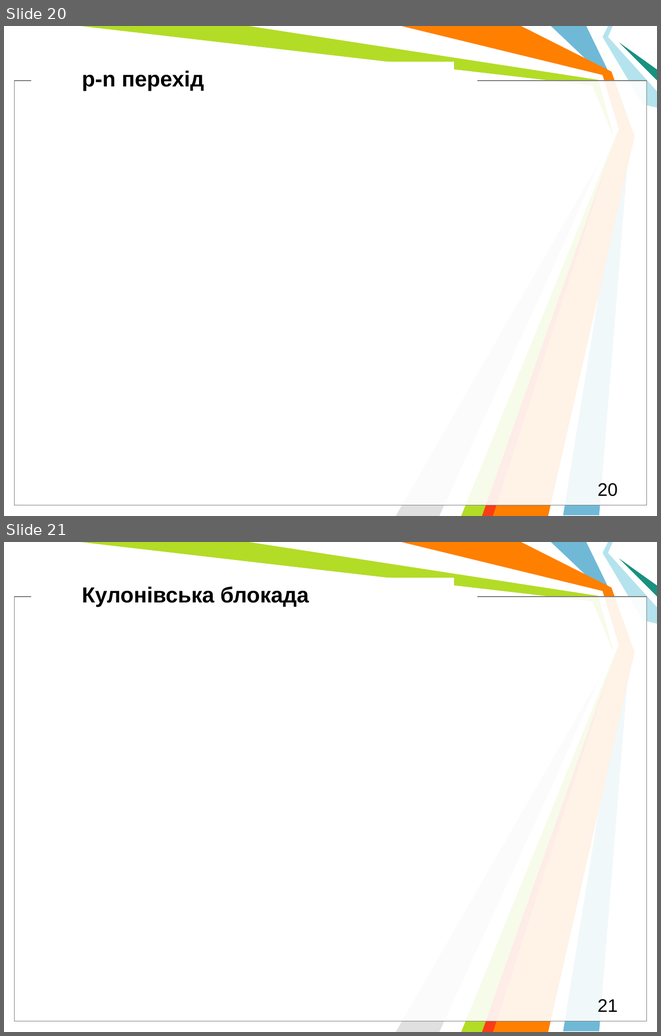
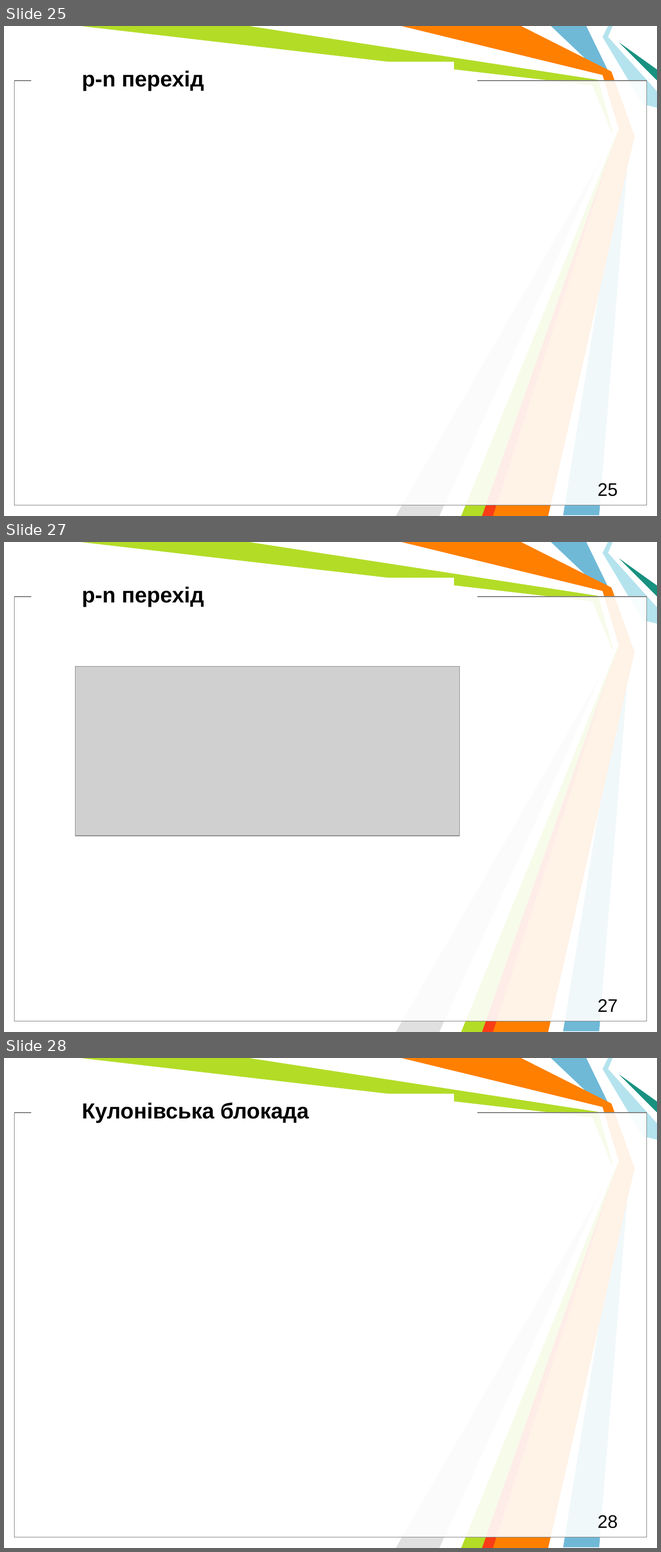
Before and after one commit to l432/NMK, a slide deck: Lecture/DAAD/DAAD_Models.pptm. Shown one above the other, each under a label of ours: slides 20 and 21 before the commit, slides 25, 27 and 28 after it; the slides between them are not shown. The pictures are 661x1036 and 661x1552 pixels, drawn with LibreOffice and Linux fonts; fonts in the diff are those of the drawing; grey boxes stand for pictures; background and template pictures are left out. Boxes give left, top, right and bottom in pixels: in the first picture for what was removed or moved away, otherwise in the second. Text is boxed around its words. In the diff, an @@ line names an element or a change of style, - is before the commit and + after.

```diff
--- a/Lecture/DAAD/DAAD_Models.pptm
+++ b/Lecture/DAAD/DAAD_Models.pptm
@@ slide 27 added at (4, 542, 657, 1032), background #FFFFFF; not listed: 11 template elements that a slide beside it also shows @@
@@ text added at (82, 587, 204, 607), 24 pt, text #000000, bold @@
+p-n перехід
@@ picture added at (75, 666, 460, 835) @@
@@ page number added at (598, 999, 618, 1012), 20 pt, text #000000 @@
+27
@@ what was slide 20 is now slide 25 @@
@@ page number at (598, 483, 618, 496): text changed @@
-20
+25
@@ what was slide 21 is now slide 28 @@
@@ page number at (598, 1515, 618, 1528): text changed @@
-21
+28
```
Also in this commit, not shown: 6 other slides added, 6 other files.
